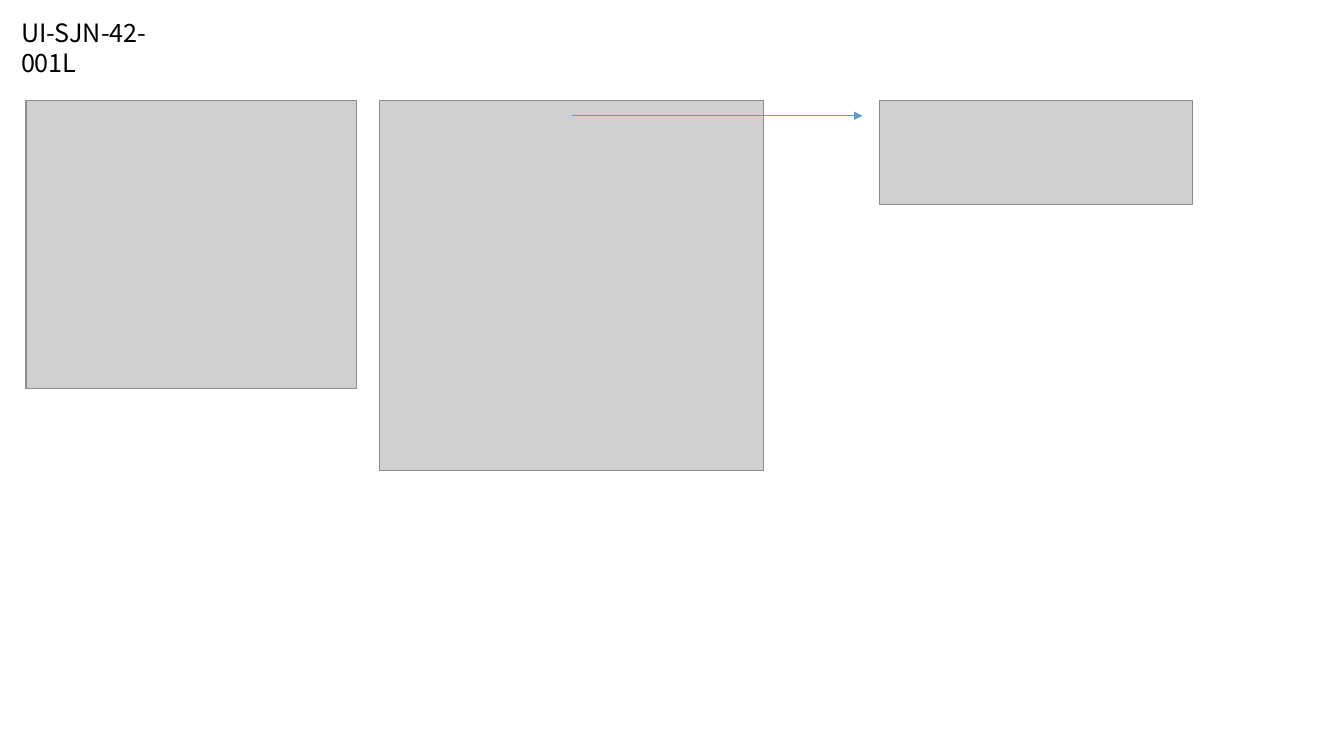
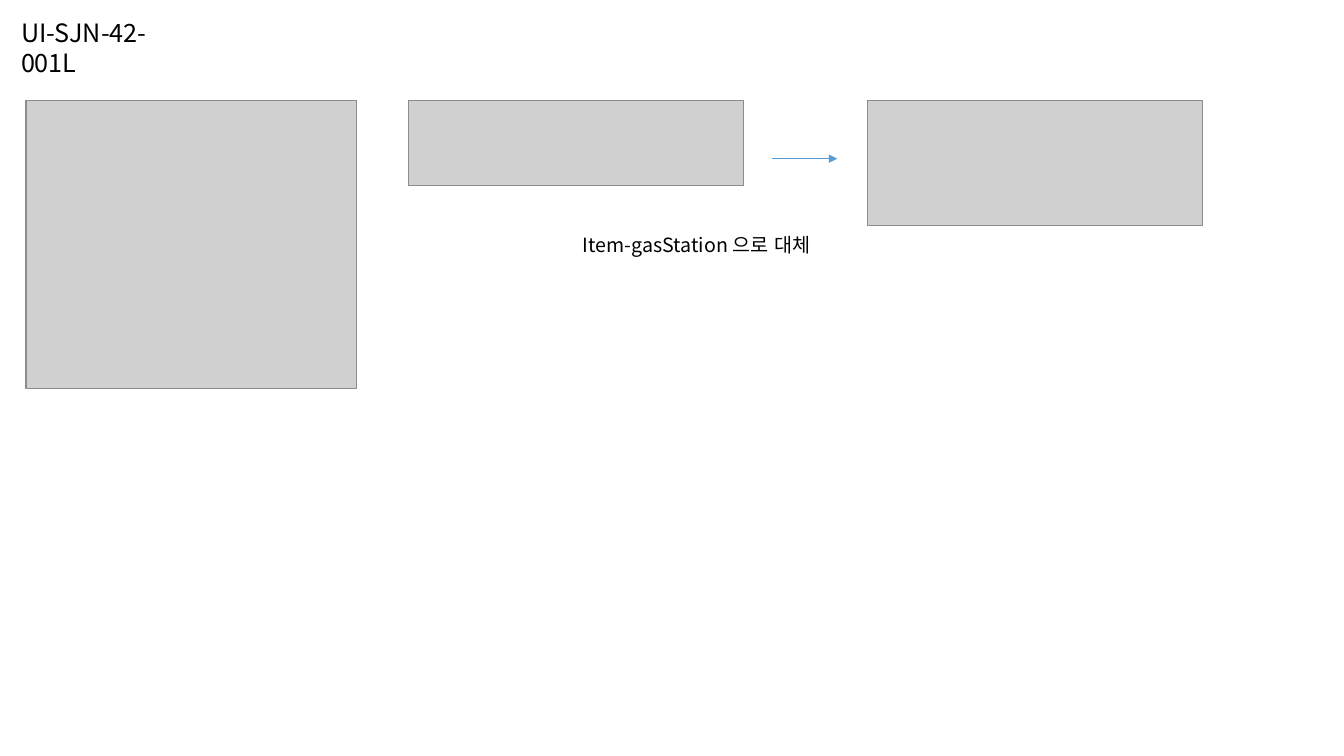
Before and after one commit to jeoungGyy/sejong, a slide deck: slide 20 of ppt/맵리스트 정리.pptx. Drawn at 1344x756 pixels with LibreOffice and Linux fonts; fonts in the diff are those of the drawing; grey boxes stand for pictures. Boxes give left, top, right and bottom in pixels: in the first picture for what was removed or moved away, otherwise in the second. Text is boxed around its words. In the diff, an @@ line names an element or a change of style, - is before the commit and + after.

```diff
--- a/ppt/맵리스트 정리.pptx
+++ b/ppt/맵리스트 정리.pptx
@@ picture removed at (x1=379, y1=101, x2=763, y2=471) @@
@@ picture added at (x1=408, y1=101, x2=743, y2=186) @@
@@ picture resized from (x1=880, y1=101, x2=1193, y2=205) to (x1=868, y1=101, x2=1203, y2=226) @@
@@ arrow moved from (572, 116) - (863, 116) to (772, 158) - (838, 158) @@
@@ text added at (x1=583, y1=235, x2=810, y2=257), 14 pt, text #000000 @@
+Item-gasStation 으로 대체
```
